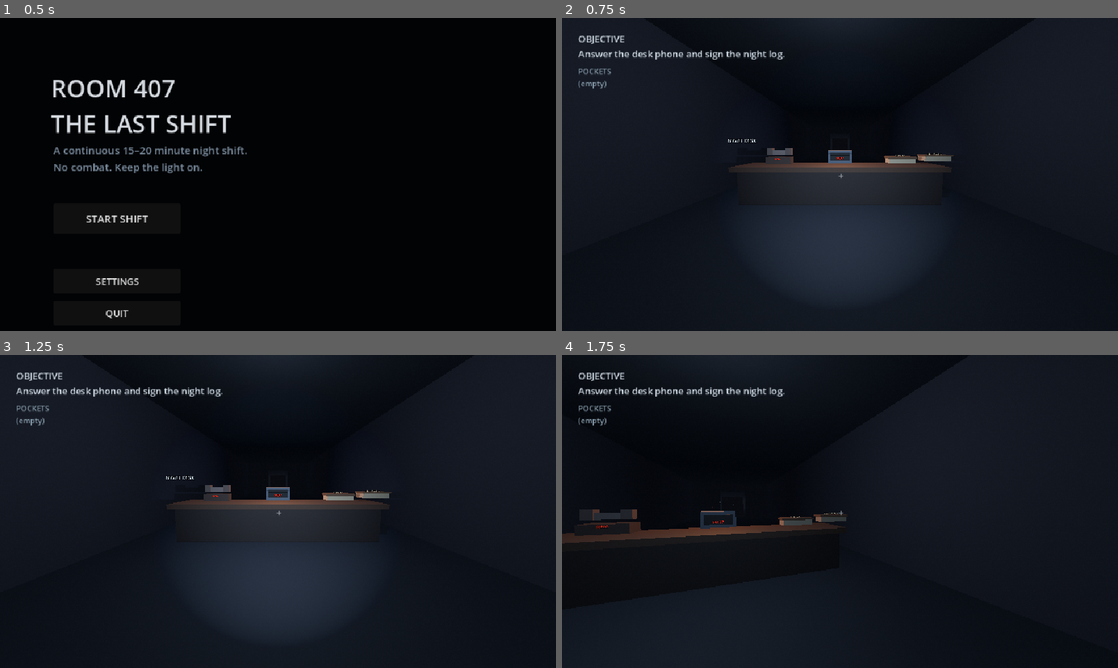
Above: before the commit, frames 1-4 (two rows, left to right).
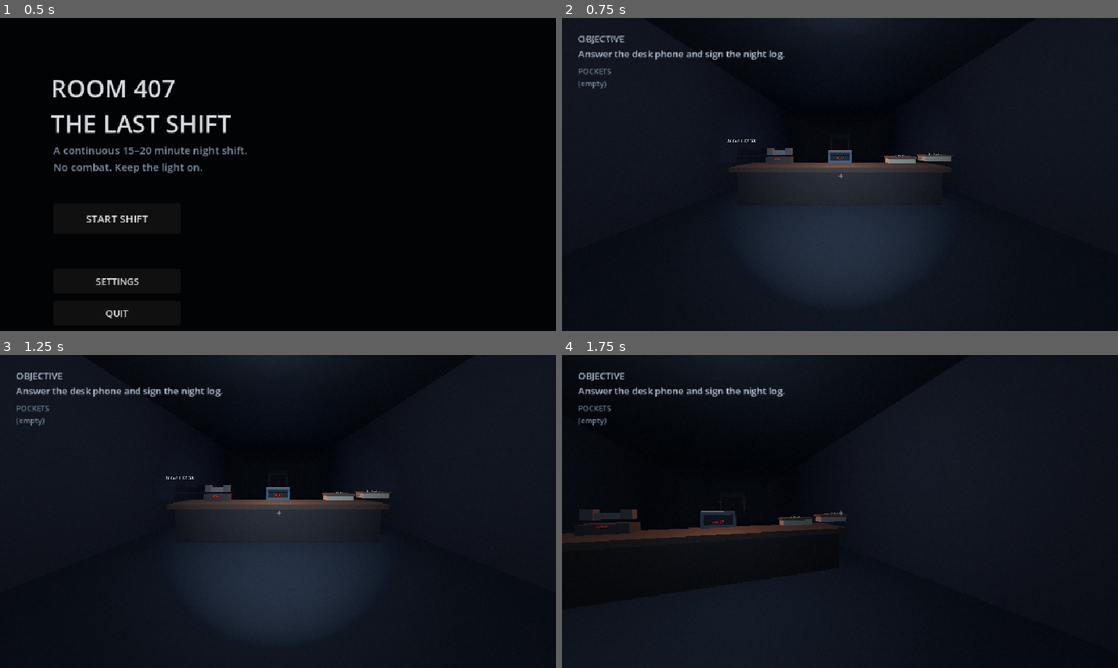
Above: after the commit, the same moments.

Repository: JasonTM17/Horror_Game_Funny
Game: Godot game, scene res://scenes/boot/boot.tscn
Same seed, same stepped clock (60 frames per second), same inputs: the game is played once before the commit and once after it.
Inputs (mouse positions are in pixels of both pictures, inside the frame that each line leads up to):
- Up to frame 1 (0.5 s): no input
- Up to frame 2 (0.75 s): click "START SHIFT" at 0.5 s
- Up to frame 3 (1.25 s): no input
- Up to frame 4 (1.75 s): tap Enter at 1.25 s; move the mouse to (867, 511) at 1.27 s; hold W (move_forward) from 1.28 s (still down); hold F (flashlight) from 1.28 s (still down)

Frame 1 is identical in both runs. In frame 2, 0.2% of the frame differs, in the area x 2-40%, y 5-40%; in frame 3, 0.2%; in frame 4, 0.2%.

Commit message:
feat(visuals): add chase-reactive retro effects

Diff:
--- a/scripts/ui/visual-effects-layer.gd
+++ b/scripts/ui/visual-effects-layer.gd
@@ -4,6 +4,9 @@
 const OVERLAY_SHADER := preload("res://shaders/retro-screen-overlay.gdshader")
 
 var _overlay: ColorRect
+var _material: ShaderMaterial
+var _fear_intensity := 0.0
+var _target_fear_intensity := 0.0
 
 func _ready() -> void:
 	layer = 40
@@ -11,17 +14,36 @@
 	_overlay.name = "RetroOverlay"
 	_overlay.mouse_filter = Control.MOUSE_FILTER_IGNORE
 	_overlay.set_anchors_and_offsets_preset(Control.PRESET_FULL_RECT)
-	var material := ShaderMaterial.new()
-	material.shader = OVERLAY_SHADER
-	_overlay.material = material
+	_material = ShaderMaterial.new()
+	_material.shader = OVERLAY_SHADER
+	_overlay.material = _material
 	add_child(_overlay)
 	_apply_film_grain(SettingsManager.film_grain_enabled)
 	SettingsManager.setting_changed.connect(_on_setting_changed)
+	GameState.stage_changed.connect(_on_stage_changed)
+	_on_stage_changed(GameState.stage)
+
+func _process(delta: float) -> void:
+	_fear_intensity = move_toward(_fear_intensity, _target_fear_intensity, delta * 3.5)
+	if _material != null:
+		_material.set_shader_parameter("fear_intensity", _fear_intensity)
+
+func get_fear_intensity() -> float:
+	return _fear_intensity
 
 func _on_setting_changed(name: String, value: Variant) -> void:
 	if name == "film_grain_enabled":
 		_apply_film_grain(bool(value))
 
+func _on_stage_changed(stage: int) -> void:
+	match stage:
+		GameState.Stage.CHASE:
+			_target_fear_intensity = 1.0
+		GameState.Stage.ENDING:
+			_target_fear_intensity = 0.12
+		_:
+			_target_fear_intensity = 0.0
+
 func _apply_film_grain(enabled: bool) -> void:
 	if _overlay != null:
 		_overlay.visible = enabled
--- a/shaders/retro-screen-overlay.gdshader
+++ b/shaders/retro-screen-overlay.gdshader
@@ -1,17 +1,42 @@
 shader_type canvas_item;
 render_mode unshaded;
 
+uniform sampler2D screen_texture : hint_screen_texture, repeat_disable, filter_nearest;
 uniform float grain_strength : hint_range(0.0, 0.08) = 0.024;
-uniform float scanline_strength : hint_range(0.0, 0.06) = 0.012;
+uniform float scanline_strength : hint_range(0.0, 0.08) = 0.018;
+uniform float dither_strength : hint_range(0.0, 1.0) = 0.28;
+uniform float vhs_strength : hint_range(0.0, 1.0) = 0.42;
+uniform float fear_intensity : hint_range(0.0, 1.0) = 0.0;
 
 float random_noise(vec2 coordinate) {
 	return fract(sin(dot(coordinate, vec2(12.9898, 78.233))) * 43758.5453);
 }
 
 void fragment() {
+	float tracking_noise = random_noise(vec2(floor(SCREEN_UV.y * 96.0), floor(TIME * 8.0)));
+	float tracking_band = smoothstep(0.94, 1.0, tracking_noise);
+	float horizontal_jitter = (tracking_noise - 0.5) * 0.0012 + tracking_band * sin(TIME * 18.0) * 0.0025;
+	vec2 sample_uv = SCREEN_UV + vec2(horizontal_jitter * vhs_strength, 0.0);
+	sample_uv = clamp(sample_uv, SCREEN_PIXEL_SIZE * 0.5, vec2(1.0) - SCREEN_PIXEL_SIZE * 0.5);
+	vec3 screen_color = texture(screen_texture, sample_uv).rgb;
+
+	vec2 dither_cell = mod(floor(FRAGCOORD.xy), 2.0);
+	float dither_threshold = dither_cell.y < 0.5
+		? (dither_cell.x < 0.5 ? 0.0 : 2.0)
+		: (dither_cell.x < 0.5 ? 3.0 : 1.0);
+	vec3 dithered_color = floor(screen_color * 48.0 + dither_threshold * 0.25) / 48.0;
+	screen_color = mix(screen_color, dithered_color, dither_strength);
+
 	float noise = random_noise(FRAGCOORD.xy + vec2(TIME * 37.0, TIME * 19.0));
 	float scanline = 0.5 + 0.5 * sin(FRAGCOORD.y * 3.14159);
-	float alpha = grain_strength * (0.35 + noise * 0.65) + scanline_strength * scanline;
-	vec3 cold_grain = mix(vec3(0.02, 0.025, 0.035), vec3(0.32, 0.36, 0.42), noise);
-	COLOR = vec4(cold_grain, alpha);
+	screen_color += (noise - 0.5) * grain_strength;
+	screen_color *= 1.0 - scanline * scanline_strength;
+	screen_color *= vec3(0.96, 0.985, 1.025);
+
+	vec2 centered_uv = (SCREEN_UV - 0.5) * vec2(SCREEN_PIXEL_SIZE.y / SCREEN_PIXEL_SIZE.x, 1.0);
+	float edge = smoothstep(0.28, 0.82, length(centered_uv));
+	float fear_pulse = 0.86 + 0.14 * sin(TIME * 5.5);
+	screen_color *= 1.0 - edge * (0.12 + fear_intensity * 0.52 * fear_pulse);
+	screen_color = mix(screen_color, screen_color * vec3(1.16, 0.72, 0.7), edge * fear_intensity * 0.18);
+	COLOR = vec4(clamp(screen_color, vec3(0.0), vec3(1.0)), 1.0);
 }
--- /dev/null
+++ b/tests/visual-effects-test.gd
@@ -0,0 +1,53 @@
+extends Node
+
+const VISUAL_EFFECTS_SCRIPT := preload("res://scripts/ui/visual-effects-layer.gd")
+
+var _layer: VisualEffectsLayer
+
+func _ready() -> void:
+	GameState.reset_run()
+	SettingsManager.set_film_grain_enabled(true)
+	_layer = VISUAL_EFFECTS_SCRIPT.new() as VisualEffectsLayer
+	add_child(_layer)
+	await get_tree().process_frame
+
+	if not _require(_layer.has_method("get_fear_intensity"), "visual layer does not expose its chase intensity"): return
+	var overlay := _layer.get_node_or_null("RetroOverlay") as ColorRect
+	if not _require(overlay != null and overlay.material is ShaderMaterial, "retro overlay material is missing"): return
+	var material := overlay.material as ShaderMaterial
+	var shader := material.shader
+	for uniform_name in ["dither_strength", "vhs_strength", "fear_intensity"]:
+		if not _require(_shader_has_uniform(shader, uniform_name), "%s shader uniform is missing" % uniform_name): return
+	if not _require(is_zero_approx(_layer.get_fear_intensity()), "fear vignette started outside the chase"): return
+
+	GameState.advance_stage(GameState.Stage.CHASE)
+	await get_tree().create_timer(0.4).timeout
+	if not _require(_layer.get_fear_intensity() > 0.9, "fear vignette did not intensify during the chase"): return
+	GameState.advance_stage(GameState.Stage.ENDING)
+	await get_tree().create_timer(0.4).timeout
+	if not _require(_layer.get_fear_intensity() < 0.2, "fear vignette did not settle for the ending"): return
+
+	SettingsManager.set_film_grain_enabled(false)
+	if not _require(not overlay.visible, "comfort toggle did not disable retro screen effects"): return
+	SettingsManager.set_film_grain_enabled(true)
+	if not _require(overlay.visible, "comfort toggle did not restore retro screen effects"): return
+
+	SettingsManager.reset_defaults()
+	GameState.reset_run()
+	print("VISUAL_EFFECTS_TEST_OK")
+	_layer.queue_free()
+	await get_tree().process_frame
+	get_tree().quit()
+
+func _shader_has_uniform(shader: Shader, uniform_name: String) -> bool:
+	for uniform_data in shader.get_shader_uniform_list():
+		if str(uniform_data.get("name", "")) == uniform_name:
+			return true
+	return false
+
+func _require(condition: bool, message: String) -> bool:
+	if condition:
+		return true
+	push_error("VISUAL_EFFECTS_ASSERT: " + message)
+	get_tree().quit(2)
+	return false
--- /dev/null
+++ b/tests/visual-effects-test.tscn
@@ -0,0 +1,6 @@
+[gd_scene load_steps=2 format=3]
+
+[ext_resource type="Script" path="res://tests/visual-effects-test.gd" id="1_test"]
+
+[node name="VisualEffectsTest" type="Node"]
+script = ExtResource("1_test")
Not shown, added: tests/visual-effects-test.gd.uid
Not shown, changed: tests/run-headless-tests.ps1
